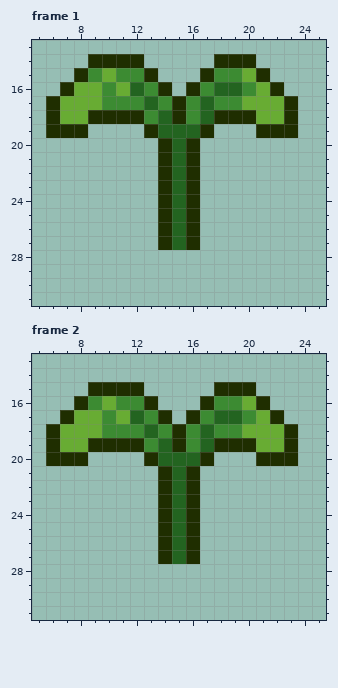
One commit to this animated GIF sprite: assets/drawable/flower_sprout.gif. The first picture shows the starting point.
The file is 96x96 pixels, drawn in blocks of 3x3; one block is one cell here. Shown: frame 1: x 5..25, y 13..31; frame 2: x 5..25, y 13..31. The old version is drawn lined up with the new one.
Now the later version:
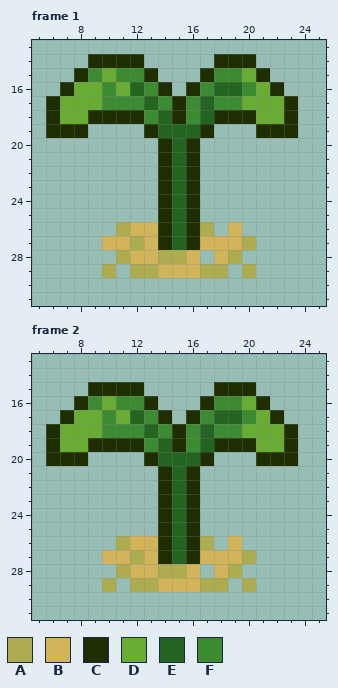
Palette (. is transparent): A #aeac51  B #d2b45a  C #1f2e00  D #68ac33  E #236420  F #3c8b32
What changed:
whole drawing moved by +0,-4 (the old picture is shown already moved)
--- frame 1
@@ x 5..25 @@
 25 .........CEC.........
-26 .........CEC.........
-27 .........CEC.........
-28 .....................
-29 .....................
+26 ......ABBCECA.B......
+27 .....BBABCECBBBA.....
+28 ......ABBAAB.BA......
+29 .....A.AABBBAA.A.....
 30 .....................
--- frame 2: the same change as frame 1
Boxes around the changes in both pictures, in picture pixels (x1, y1, x2, y2):
added: (102, 222, 256, 278)
added: (102, 536, 256, 592)
